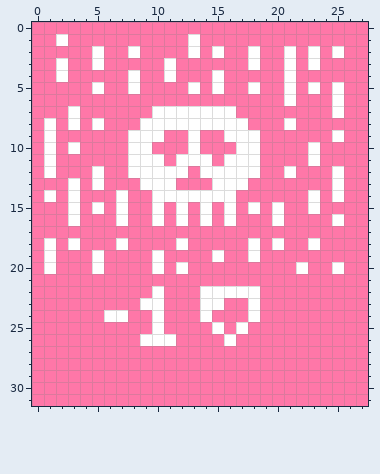
Edited in one commit: pixel-art sprite (src/images/traps/Card_RustedArmour.png). Above is the file before it was changed.
The file is 28x32 pixels.
New version:
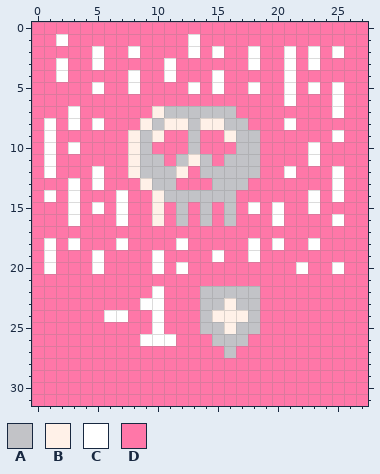
Palette (. is transparent): A #c2c3c7  B #fff1e8  C #ffffff  D #ff77a8
The edit:
{"y":7,"x":10,"old":"CCCCCCC","new":"BAAAAAA"}
{"y":8,"x":9,"old":"CCCCCCCCC","new":"BABBABBAA"}
{"y":9,"x":8,"old":"CCC","new":"BAB"}
{"y":9,"x":13,"old":"C","new":"A"}
{"y":9,"x":16,"old":"CCC","new":"BAA"}
{"y":10,"x":8,"old":"CC","new":"BA"}
{"y":10,"x":13,"old":"C","new":"A"}
{"y":10,"x":17,"old":"CC","new":"AA"}
{"y":11,"x":8,"old":"CCC","new":"BAA"}
{"y":11,"x":12,"old":"CCC","new":"ABA"}
{"y":11,"x":16,"old":"CCC","new":"AAA"}
{"y":12,"x":8,"old":"CCCCC","new":"BAAAB"}
{"y":12,"x":14,"old":"CCCCC","new":"AAAAA"}
{"y":13,"x":9,"old":"CCC","new":"BAA"}
{"y":13,"x":15,"old":"CCC","new":"AAA"}
{"y":14,"x":10,"old":"CCCCCCC","new":"BAAAAAA"}
{"y":15,"x":10,"old":"C","new":"B"}
{"y":15,"x":12,"old":"C","new":"A"}
{"y":15,"x":14,"old":"C","new":"A"}
{"y":15,"x":16,"old":"C","new":"A"}
{"y":16,"x":10,"old":"C","new":"B"}
{"y":16,"x":12,"old":"C","new":"A"}
{"y":16,"x":14,"old":"C","new":"A"}
{"y":16,"x":16,"old":"C","new":"A"}
{"y":22,"x":14,"old":"CCCCC","new":"AAAAA"}
{"y":23,"x":14,"old":"CCDDC","new":"AABAA"}
{"y":24,"x":14,"old":"CDDDC","new":"ABBBA"}
{"y":25,"x":14,"old":"DCDCD","new":"AABAA"}
{"y":26,"x":15,"old":"DCD","new":"AAA"}
{"y":27,"x":16,"old":"D","new":"A"}
{"label":"changed","picture_box":[128,106,260,226]}
{"label":"changed","picture_box":[200,286,260,358]}
